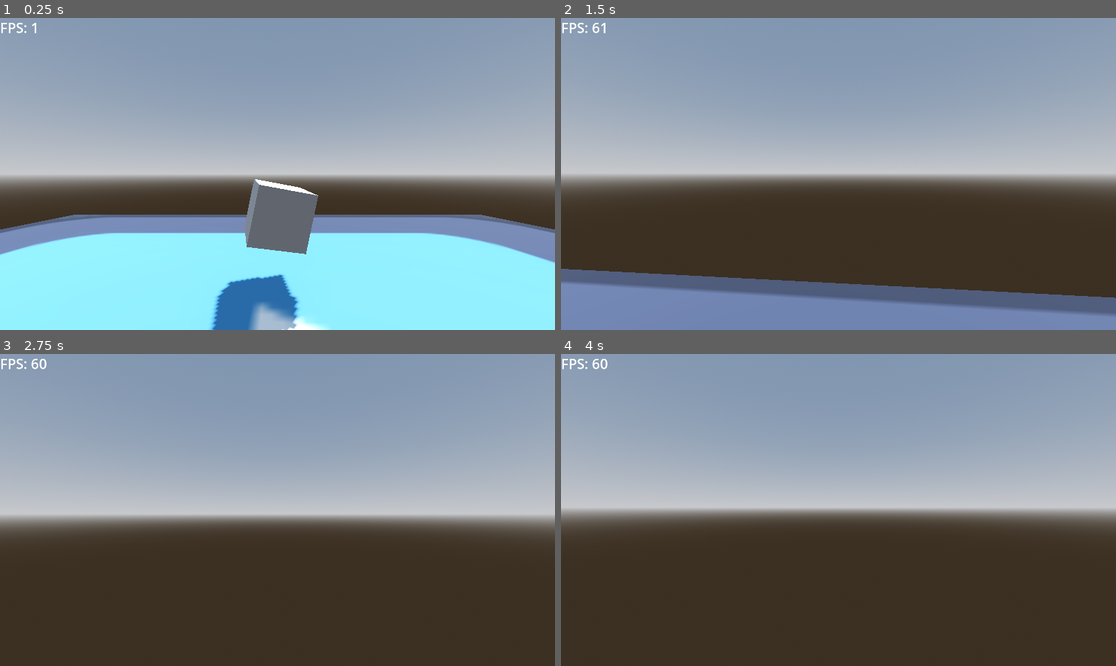
Above: before the commit, frames 1-4 (two rows, left to right).
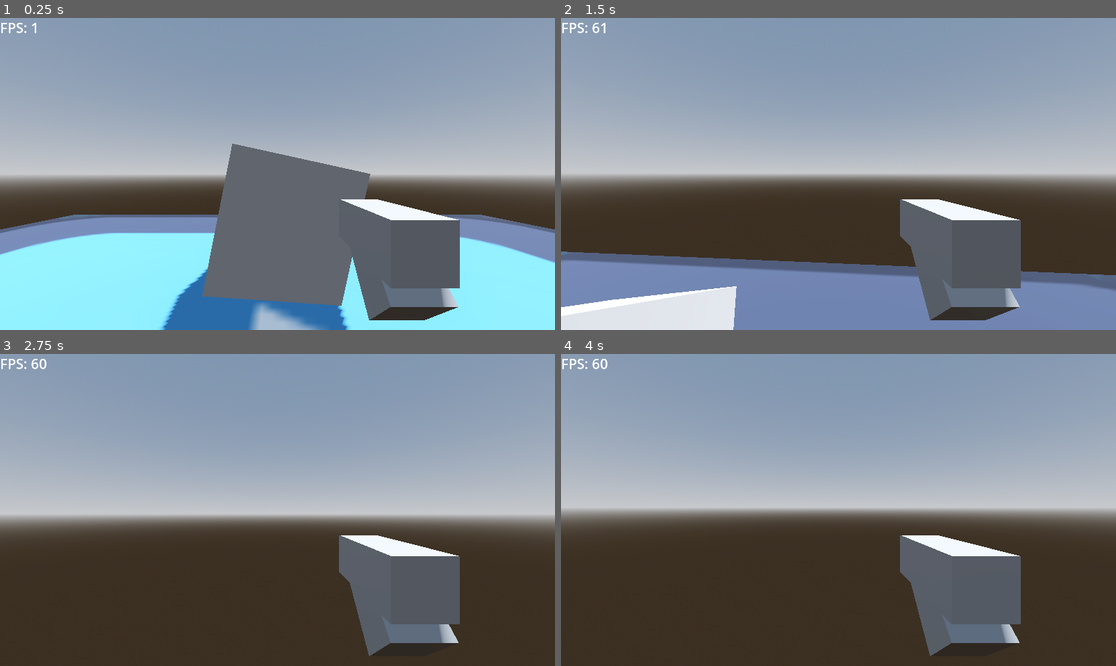
Above: after the commit, the same moments.

Repository: Faltrenn/ProjectPD
Game: Godot game, scene res://Scenes/main.tscn
The game is run twice, just before and just after one commit, with the same random seed, the same clock (stepped at 60 frames per second) and the same inputs. The engine's default icon, where the game draws it, is replaced by a stand-in: a white triangle on a blue panel in a dark square.
Inputs (mouse positions are in pixels of both pictures, inside the frame that each line leads up to):
- Up to frame 1 (0.25 s): no input
- Up to frame 2 (1.5 s): tap Enter at 0.5 s; move the mouse to (866, 174) at 0.52 s; hold W (move_up) from 0.53 s (still down); tap Z at 0.6 s; click (866, 174) at 0.67 s; tap Space (jump) at 0.77 s; move the mouse to (810, 174) at 1.27 s; tap Shift (run) at 1.35 s; click (810, 174) at 1.42 s
- Up to frame 3 (2.75 s): keep holding W (move_up); tap Space (jump) at 1.52 s; tap Z at 1.55, 2.1 s; move the mouse to (288, 503) at 2.02 s; click (288, 503) at 2.17 s
- Up to frame 4 (4 s): keep holding W (move_up); tap Space (jump) at 2.75, 3.02, 3.77 s; move the mouse to (832, 516) at 2.77 s; tap Z at 2.85, 3.8 s; click (832, 516) at 2.92 s; tap Enter at 3.5 s; move the mouse to (877, 513) at 3.52 s; hold Shift (run) from 3.53 s (still down); click (877, 513) at 3.67 s

The runs differ from the first frame. In frame 1, 18% of the frame differs, in the area x 28-83%, y 40-100%; in frame 2, 19%, in the area x 0-100%, y 58-100%; in frame 3, 6.4%; in frame 4, 6.4%.

Commit message:
Cofiguração para aceitar arquivos blend. Lógica simples de arma genérica adicionada.

Diff:
--- a/Scenes/Player.gd
+++ b/Scenes/Player.gd
@@ -16,6 +16,10 @@
 
 var motion: Vector3 = Vector3.ZERO
 
+@onready var gun_anim := $Camera/Gun/AnimationPlayer as AnimationPlayer
+@onready var ray := $Camera/Ray as RayCast3D
+
+
 func _ready():
 	Input.mouse_mode = Input.MOUSE_MODE_CAPTURED
 
@@ -24,13 +28,9 @@
 		var mouse_delta = event.relative / 3
 		rotate_y(MOUSE_SENSITIVITY * -mouse_delta.x)
 		camera.rotate_x(MOUSE_SENSITIVITY * -mouse_delta.y)
-	elif event is InputEventKey:
-		if event.pressed and event.keycode == KEY_Z:
-			match DisplayServer.window_get_vsync_mode():
-				DisplayServer.VSYNC_DISABLED:
-					DisplayServer.window_set_vsync_mode(DisplayServer.VSYNC_ENABLED)
-				DisplayServer.VSYNC_ENABLED:
-					DisplayServer.window_set_vsync_mode(DisplayServer.VSYNC_DISABLED)
+	elif event is InputEventMouseButton:
+		if event.pressed and event.button_index == MOUSE_BUTTON_LEFT:
+			gun_anim.play("fire")
 
 func _physics_process(delta: float):
 	if not is_on_floor():
--- /dev/null
+++ b/Scenes/main.gdshader
@@ -0,0 +1,6 @@
+ shader_type canvas_item;
+
+void fragment() {
+    COLOR = texture(TEXTURE, UV);
+    COLOR.a = clamp(COLOR.a, 0.0, 1.0);
+}
--- a/Scenes/main.tscn
+++ b/Scenes/main.tscn
@@ -17,6 +17,44 @@
 sky = SubResource("Sky_s488h")
 tonemap_mode = 2
 glow_enabled = true
+
+[sub_resource type="Animation" id="Animation_yhrp3"]
+length = 0.001
+tracks/0/type = "value"
+tracks/0/imported = false
+tracks/0/enabled = true
+tracks/0/path = NodePath(".:rotation")
+tracks/0/interp = 1
+tracks/0/loop_wrap = true
+tracks/0/keys = {
+"times": PackedFloat32Array(0),
+"transitions": PackedFloat32Array(1),
+"update": 0,
+"values": [Vector3(0, 0, 0)]
+}
+
+[sub_resource type="Animation" id="Animation_cwiu3"]
+resource_name = "fire"
+length = 0.05
+step = 0.05
+tracks/0/type = "value"
+tracks/0/imported = false
+tracks/0/enabled = true
+tracks/0/path = NodePath(".:rotation")
+tracks/0/interp = 1
+tracks/0/loop_wrap = true
+tracks/0/keys = {
+"times": PackedFloat32Array(0, 0.05),
+"transitions": PackedFloat32Array(1, 1),
+"update": 0,
+"values": [Vector3(0.349066, 3.48787e-16, 3.48787e-16), Vector3(3.48787e-16, 3.48787e-16, 3.48787e-16)]
+}
+
+[sub_resource type="AnimationLibrary" id="AnimationLibrary_ey5bw"]
+_data = {
+"RESET": SubResource("Animation_yhrp3"),
+"fire": SubResource("Animation_cwiu3")
+}
 
 [sub_resource type="CapsuleShape3D" id="CapsuleShape3D_f1pdu"]
 
@@ -49,6 +87,23 @@
 [node name="Camera" type="Camera3D" parent="World/Player"]
 transform = Transform3D(1, 0, 0, 0, 1, 0, 0, 0, 1, 0, 1, 0)
 
+[node name="Gun" type="CSGBox3D" parent="World/Player/Camera"]
+transform = Transform3D(1, 0, 0, 0, 1, 0, 0, 0, 1, 0.865576, -0.470064, -1.68929)
+size = Vector3(0.4, 0.4, 1)
+
+[node name="Trigger" type="CSGBox3D" parent="World/Player/Camera/Gun"]
+transform = Transform3D(1, -1.02157e-16, 2.4663e-16, 2.4663e-16, 0.707107, -0.707107, -1.02157e-16, 0.707107, 0.707107, 0, -0.204589, 0.106346)
+size = Vector3(0.4, 0.4, 0.7)
+
+[node name="AnimationPlayer" type="AnimationPlayer" parent="World/Player/Camera/Gun"]
+libraries = {
+"": SubResource("AnimationLibrary_ey5bw")
+}
+
+[node name="Ray" type="RayCast3D" parent="World/Player/Camera"]
+transform = Transform3D(1, 0, 0, 0, 1, 0, 0, 0, 1, 2.08165e-12, 2.08165e-12, 2.08165e-12)
+target_position = Vector3(2.08165e-12, 2.08165e-12, -100)
+
 [node name="Mesh" type="CollisionShape3D" parent="World/Player"]
 shape = SubResource("CapsuleShape3D_f1pdu")
 
@@ -62,6 +117,8 @@
 
 [node name="CSGBox3D" type="CSGBox3D" parent="World"]
 transform = Transform3D(1, 0, 0, 0, 1, 0, 0, 0, 1, 0, 1.33153, -3.76876)
+use_collision = true
+size = Vector3(2, 2, 2)
 material = SubResource("StandardMaterial3D_sk5u0")
 script = ExtResource("3_qnggx")
 speed = 10
--- a/project.godot
+++ b/project.godot
@@ -19,6 +19,10 @@
 
 window/size/viewport_width=1920
 window/size/viewport_height=1080
+
+[filesystem]
+
+import/fbx/enabled=false
 
 [input]
 
Not shown, added: Imports/Blender/untitled.blend.import
Not shown: 1 places in Scenes/main.tscn that only renumber resources
Not shown, added: Imports/Blender/untitled.blend
Not shown, added: Imports/Blender/untitled.blend1
